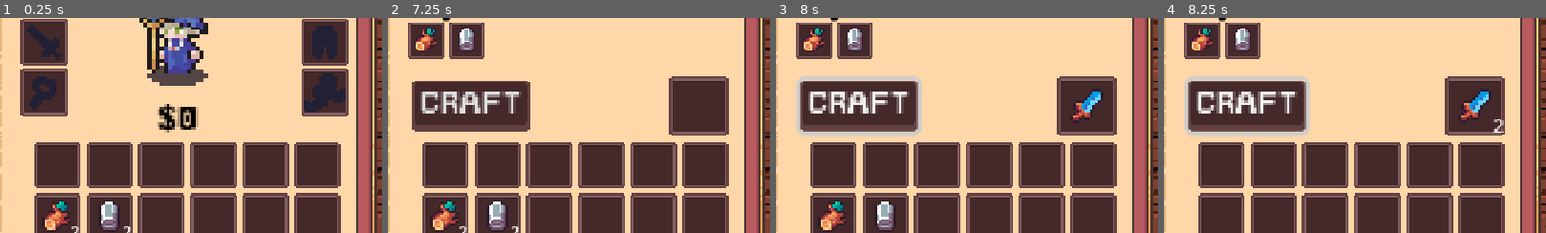
Above: before the commit, frames 1-4 (left to right).
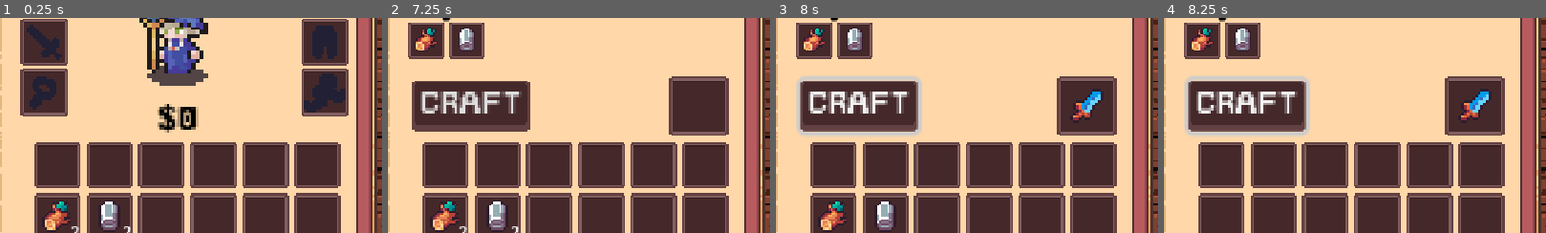
Above: after the commit, the same moments.

Repository: Blortlett/GodotIdle
Game: Godot game, scene res://Scenes/GuiNode.tscn
The game is run twice, just before and just after one commit, with the same random seed, the same clock (stepped at 60 frames per second) and the same inputs.
Inputs (mouse positions are % of the whole screen's width and height, from its top left):
- Up to frame 1 (0.25 s): no input
- Up to frame 2 (7.25 s): click "Craft" at 0.5 s; click "Home" at 1.25 s; click "Store" at 2 s; click "Home" at 2.75 s; click "Explore" at 3.5 s; click "Sunny Meadow" at 4.25 s; click "Home" at 5 s; click "Craft" at 5.75 s; tap Enter at 6.5 s; drag from (11, 35) to (60, 28) at 6.52 s
- Up to frame 3 (8 s): click "CRAFT" at 7.25 s
- Up to frame 4 (8.25 s): click "CRAFT" at 8 s
The pictures show only the part of the screen within x 50-100%, y 39-89%; the shares and areas given below are measured in that part.

Frames 1-3 are identical in both runs. In frame 4, 0.1% of the frame differs, in the area x 86-89%, y 47-54%.

Commit message:
Inserting equipment to an inventory no longer stacks it. However, now I need to think about inserting new items to a full inventory... currently it happily overflows w no errors

Diff:
--- a/Inventory/Scripts/scrInventory.gd
+++ b/Inventory/Scripts/scrInventory.gd
@@ -5,7 +5,8 @@
 #insert item into first spot in inventory. will stack
 func insert(item: InvItem):
 	var itemSlots = slots.filter(func(slot): return slot.item == item)
-	if !itemSlots.is_empty():
+	# If item exists in inventory already, and item to insert is not a weapon or armor piece
+	if !itemSlots.is_empty() && item.mItemType != InvItem.ItemType.WEAPON && item.mItemType != InvItem.ItemType.ARMOR:
 		itemSlots[0].amount += 1;
 	else:
 		var emptySlots = slots.filter(func(slot): return slot.item == null)
--- a/Inventory/UI/InventoryUI/nInventoryUI.tscn
+++ b/Inventory/UI/InventoryUI/nInventoryUI.tscn
@@ -340,6 +340,7 @@
 vertical_alignment = 1
 
 [node name="CraftMenuUI" parent="SystemUI" instance=ExtResource("15_1n702")]
+visible = false
 layout_mode = 1
 
 [node name="ShopMenuUI" parent="SystemUI" instance=ExtResource("16_5jg8s")]
@@ -376,7 +377,6 @@
 grow_vertical = 2
 mouse_filter = 2
 script = ExtResource("12_6j3o5")
-DraggedItemUIOffset = Vector2(13, 15)
 metadata/_custom_type_script = "uid://7jr5oueo8fsy"
 
 [node name="InvSlotUI" parent="SystemUI/InventoryUI/InventoryActions/ItemDragGfxHandler" instance=ExtResource("4_keych")]
@@ -388,7 +388,6 @@
 offset_bottom = 30.0
 grow_horizontal = 1
 grow_vertical = 1
-scale = Vector2(0.7, 0.7)
 mouse_filter = 2
 
 [node name="InventoryGrid" type="GridContainer" parent="SystemUI/InventoryUI"]
Not shown, changed: .gitignore
